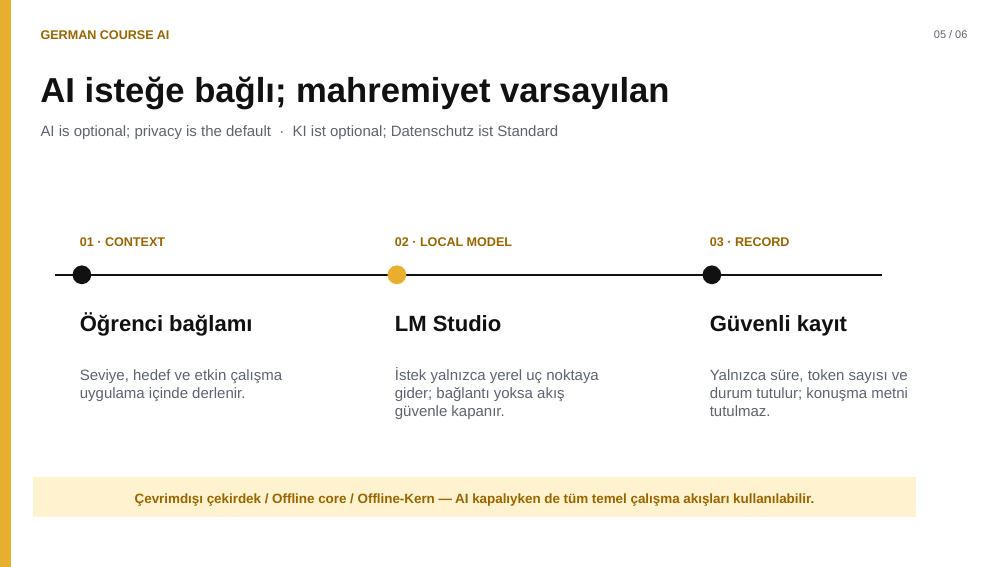
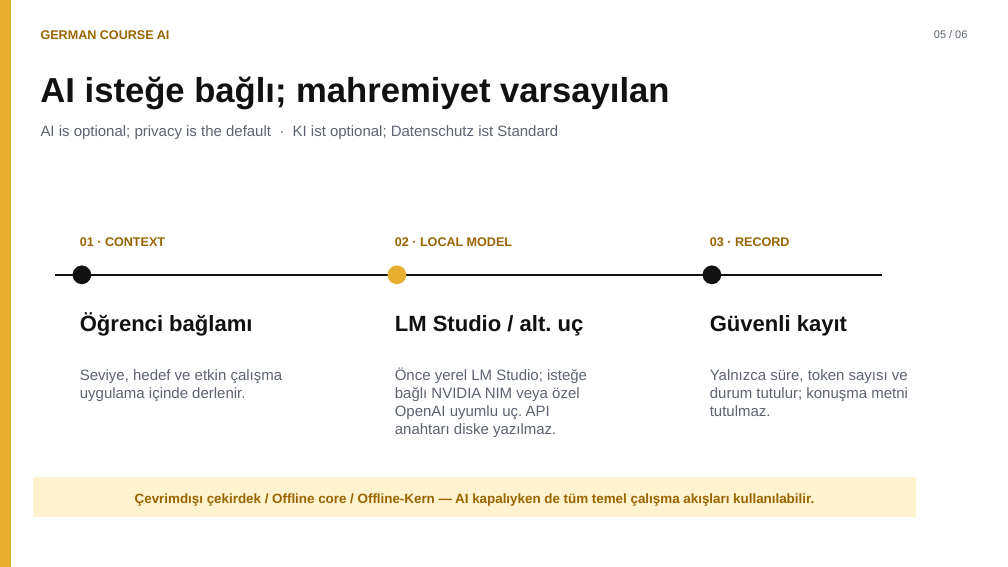
Before and after one commit to Azizsekerdil/GermanCourseAI, a slide deck: slide 5 of docs/presentation/German-Course-AI-Trilingual.pptx. Drawn at 1008x567 pixels with LibreOffice and Linux fonts; fonts in the diff are those of the drawing. Boxes give left, top, right and bottom in pixels: in the first picture for what was removed or moved away, otherwise in the second. Text is boxed around its words. In the diff, an @@ line names an element or a change of style, - is before the commit and + after.

```diff
--- a/docs/presentation/German-Course-AI-Trilingual.pptx
+++ b/docs/presentation/German-Course-AI-Trilingual.pptx
@@ text at (395,315,584,336): text changed @@
-LM Studio
+LM Studio / alt. uç
@@ text at (395,368,587,437): text changed @@
-İstek yalnızca yerel uç noktaya gider; bağlantı yoksa akış güvenle kapanır.
+Önce yerel LM Studio; isteğe bağlı NVIDIA NIM veya özel OpenAI uyumlu uç. API anahtarı diske yazılmaz.
```
Also in this commit, not shown: 1 other slide changed, 2 other files.
